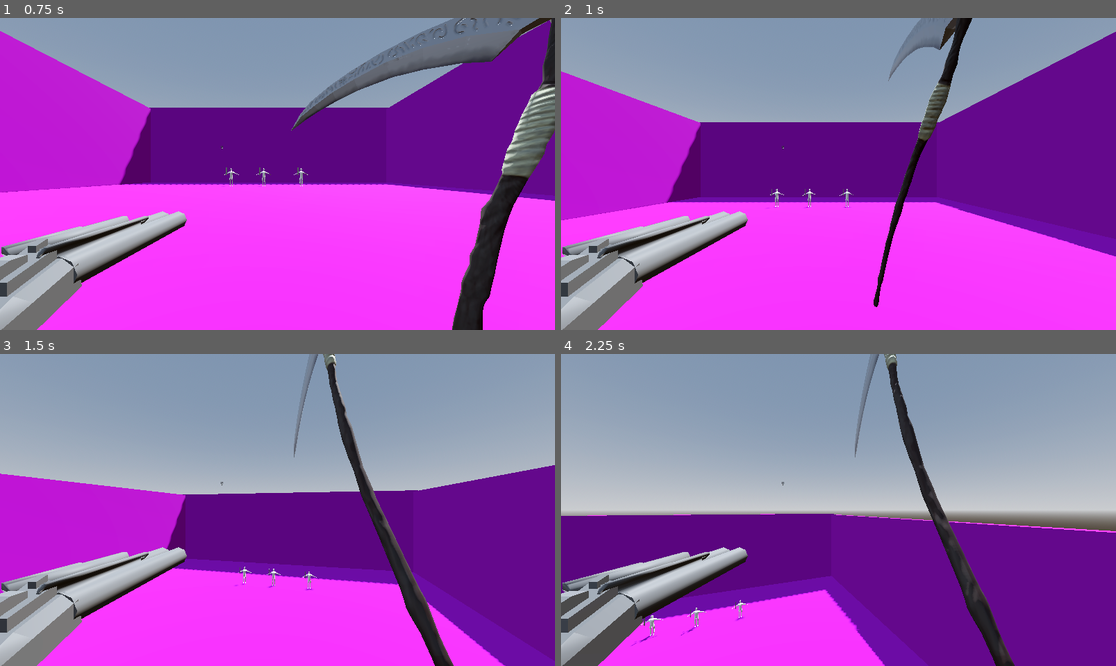
Above: before the commit, frames 1-4 (two rows, left to right).
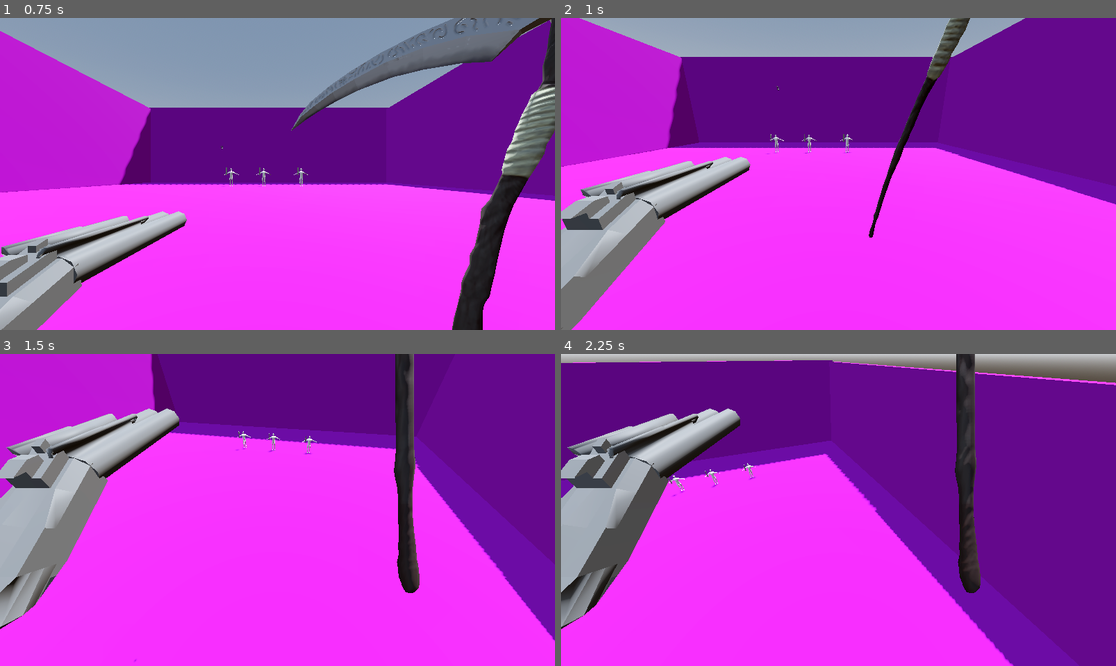
Above: after the commit, the same moments.

Repository: SeminixDev/pandora-boomer-shooter
Game: Godot game, scene res://World/world.tscn
The game is run twice, just before and just after one commit, with the same random seed, the same clock (stepped at 60 frames per second) and the same inputs.
Inputs:
- Up to frame 1 (0.75 s): tap Enter at 0.5 s; hold Right (right1) from 0.53 s (still down); hold S (down2) from 0.53 s (still down)
- Up to frame 2 (1 s): keep holding Right (right1); keep holding S (down2)
- Up to frame 3 (1.5 s): release Right (right1) at 1.28 s; release S (down2) at 1.28 s; hold Down (down1) from 1.28 s (still down); tap A (left2) at 1.35 s
- Up to frame 4 (2.25 s): release Down (down1) at 2.03 s; hold Right (right1) from 2.03 s (still down); hold D (right2) from 2.03 s (still down)

Frame 1 is identical in both runs. In frame 2, 47% of the frame differs, in the area x 0-100%, y 0-100%; in frame 3, 78%; in frame 4, 82%.

Commit message:
Heavy slam complete

Diff:
--- a/Player/Player.tscn
+++ b/Player/Player.tscn
@@ -79,25 +79,25 @@
 tracks/0/imported = false
 tracks/0/enabled = true
 tracks/0/path = NodePath("ScytheAnimationPivot:position")
-tracks/0/interp = 2
-tracks/0/loop_wrap = true
-tracks/0/keys = {
-"times": PackedFloat32Array(0, 0.13333334),
-"transitions": PackedFloat32Array(1, 1),
-"update": 0,
-"values": [Vector3(0.175, 0.69, -0.04), Vector3(0, 0, 0)]
+tracks/0/interp = 1
+tracks/0/loop_wrap = true
+tracks/0/keys = {
+"times": PackedFloat32Array(0, 0.13333334, 1),
+"transitions": PackedFloat32Array(1, 1, 1),
+"update": 0,
+"values": [Vector3(0.175, 0.69, -0.04), Vector3(0, 0, 0), Vector3(0, 0, 0)]
 }
 tracks/1/type = "value"
 tracks/1/imported = false
 tracks/1/enabled = true
 tracks/1/path = NodePath("ScytheAnimationPivot:rotation")
-tracks/1/interp = 2
-tracks/1/loop_wrap = true
-tracks/1/keys = {
-"times": PackedFloat32Array(0, 0.13333334),
-"transitions": PackedFloat32Array(1, 1),
-"update": 0,
-"values": [Vector3(0.59864795, -0.6667158, 0), Vector3(1.6493361, -0.53232545, 0)]
+tracks/1/interp = 1
+tracks/1/loop_wrap = true
+tracks/1/keys = {
+"times": PackedFloat32Array(0, 0.13333334, 1),
+"transitions": PackedFloat32Array(1, 1, 1),
+"update": 0,
+"values": [Vector3(0.59864795, -0.6667158, 0), Vector3(1.6493361, -0.53232545, 0), Vector3(0, 0, 0)]
 }
 tracks/2/type = "method"
 tracks/2/imported = false
@@ -171,7 +171,7 @@
 }
 
 [sub_resource type="BoxShape3D" id="BoxShape3D_vtle1"]
-size = Vector3(4.5080833, 1.9420166, 4.860382)
+size = Vector3(4.5080833, 1.9420166, 5.9433746)
 
 [sub_resource type="Animation" id="Animation_gwnis"]
 resource_name = "RESET"
@@ -197,6 +197,7 @@
 
 [node name="Model" parent="." unique_id=677145848 instance=ExtResource("3_btcbx")]
 transform = Transform3D(0.615, 0, 0, 0, 0.615, 0, 0, 0, 0.615, 0, -0.9856733, 0)
+visible = false
 
 [node name="MainCamera" type="Camera3D" parent="." unique_id=1803648156]
 unique_name_in_owner = true
@@ -243,7 +244,7 @@
 monitorable = false
 
 [node name="CollisionShape3D" type="CollisionShape3D" parent="HeavyHitbox" unique_id=1109605369]
-transform = Transform3D(1, 0, 0, 0, 1, 0, 0, 0, 0.99999946, -0.03209116, 0.132, -3.0865748)
+transform = Transform3D(1, 0, 0, 0, 1, 0, 0, 0, 0.99999946, -0.03209116, 0.132, -3.6280708)
 shape = SubResource("BoxShape3D_vtle1")
 
 [node name="Gun" type="Node3D" parent="." unique_id=1506569778]
--- a/Player/player.gd
+++ b/Player/player.gd
@@ -71,6 +71,13 @@
 		State.HEAVY_SLAM:
 			handle_heavy_slam(delta)
 
+	# Camera tilt logic
+	if current_state in [State.HEAVY_LEAP, State.HEAVY_SLAM]:
+		# Start tilting down immediately when the leap starts
+		camera.rotation_degrees.x = move_toward(camera.rotation_degrees.x, heavy_slam_camera_angle, camera_tilt_speed * delta)
+	else:
+		# Return to normal for all other states
+		camera.rotation_degrees.x = move_toward(camera.rotation_degrees.x, original_camera_rotation_x, camera_tilt_speed * delta)
 
 func handle_inputs(delta: float) -> void:
 	if current_state != State.NORMAL:
@@ -129,9 +136,6 @@
 		velocity.x = move_toward(velocity.x, 0, friction * delta)
 		velocity.z = move_toward(velocity.z, 0, friction * delta)
 
-	# Smoothly move camera back to original rotation when not heavy slamming
-	camera.rotation_degrees.x = move_toward(camera.rotation_degrees.x, original_camera_rotation_x, camera_tilt_speed * delta)
-
 	# Execute Movement
 	move_and_slide()
 
@@ -184,9 +188,6 @@
 	velocity = Vector3.ZERO # Kill momentum before plunging
 
 func handle_heavy_slam(delta: float) -> void:
-	# Face camera downward smoothly
-	camera.rotation_degrees.x = move_toward(camera.rotation_degrees.x, heavy_slam_camera_angle, camera_tilt_speed * delta)
-
 	# Plunge velocity (Down + Camera Forward/Backward/Strafe control)
 	var input_direction := Vector3.ZERO
 	if Input.is_action_pressed("up1"): input_direction -= transform.basis.z
